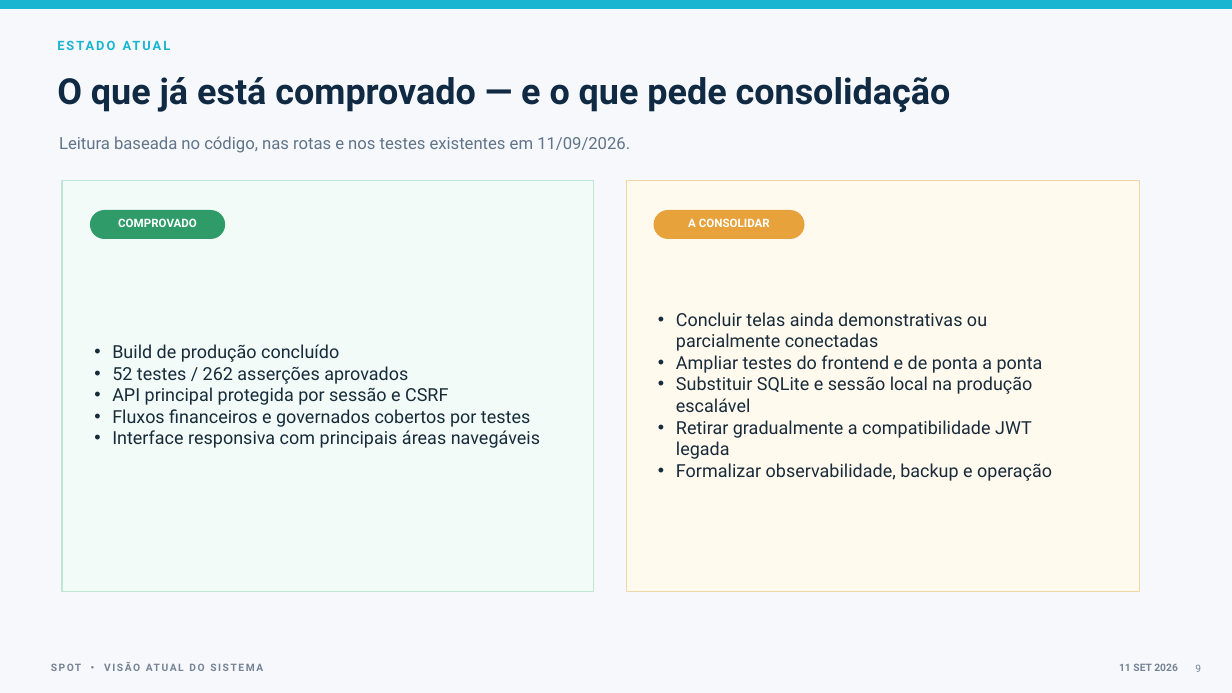
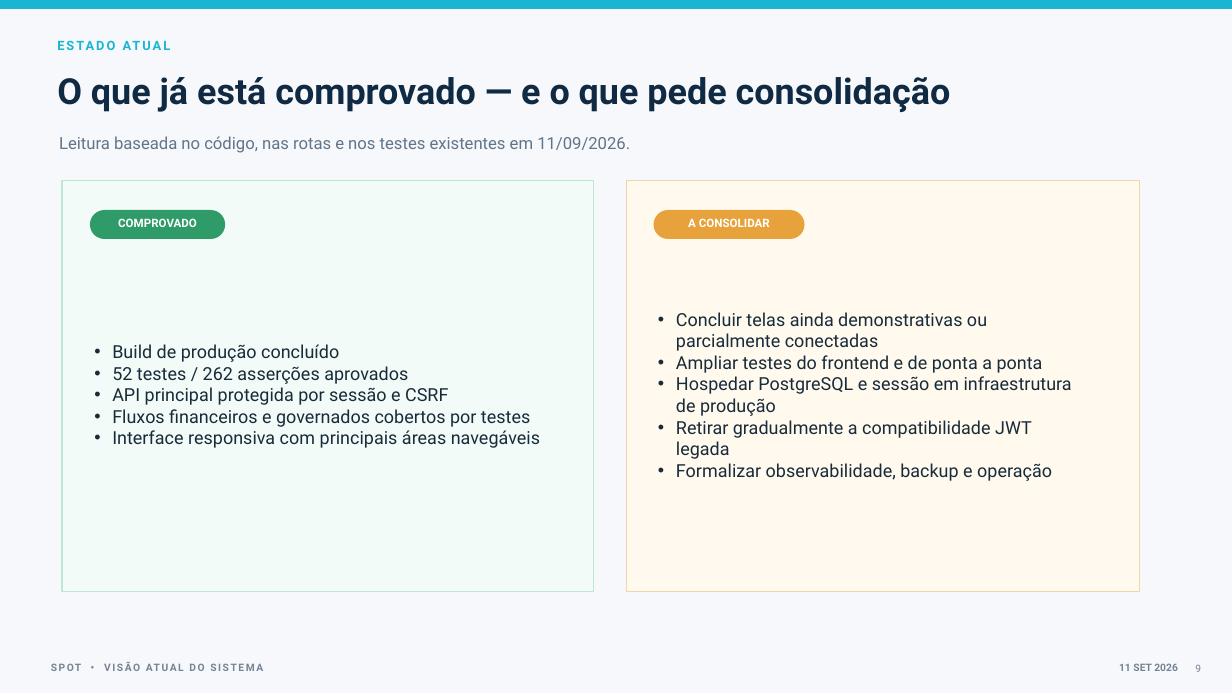
Before and after one commit to iamnotlittleprince/SPOT, a slide deck: slide 9 of docs/Spot-visao-atual-do-sistema.pptx. Drawn at 1232x693 pixels with LibreOffice and Linux fonts; fonts in the diff are those of the drawing. Boxes give left, top, right and bottom in pixels: in the first picture for what was removed or moved away, otherwise in the second. Text is boxed around its words. In the diff, an @@ line names an element or a change of style, - is before the commit and + after.

```diff
--- a/docs/Spot-visao-atual-do-sistema.pptx
+++ b/docs/Spot-visao-atual-do-sistema.pptx
@@ text at (676,376,1072,416): text changed @@
-• Substituir SQLite e sessão local na produção escalável
+• Hospedar PostgreSQL e sessão em infraestrutura de produção
```
Also in this commit, not shown: 1 other slide changed, 50 other files.
